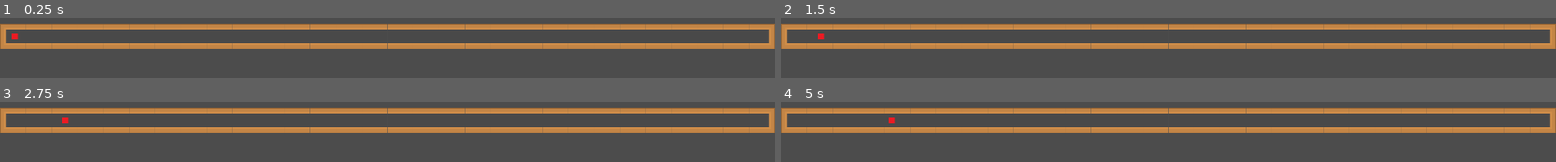
Above: before the commit, frames 1-4 (two rows, left to right).
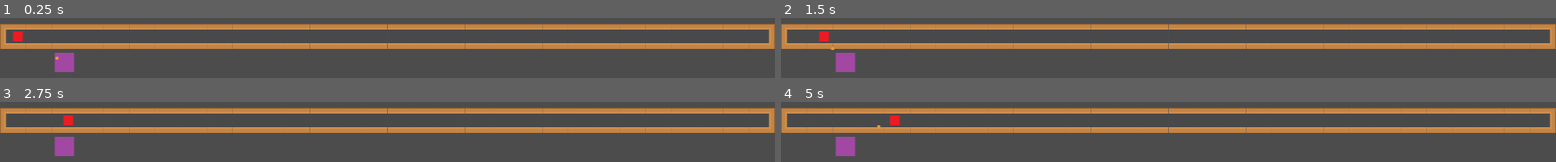
Above: after the commit, the same moments.

Repository: Kronooooo/CCG-TD
Game: Godot game, scene res://scenes/Test.tscn
The game is run twice, just before and just after one commit, with the same random seed, the same clock (stepped at 60 frames per second) and the same inputs. The project has no main scene, so this scene is started directly.
Inputs:
- Up to frame 1 (0.25 s): no input
- Up to frame 2 (1.5 s): no input
- Up to frame 3 (2.75 s): no input
- Up to frame 4 (5 s): no input

The runs differ from the first frame. In frame 1, 1.0% of the frame differs, in the area x 1-10%, y 22-91%; in frame 2, 1.1%, in the area x 4-10%, y 22-91%; in frame 3, 1.0%; in frame 4, 1.1%.

Commit message:
added towers

Diff:
--- a/project.godot
+++ b/project.godot
@@ -20,6 +20,13 @@
 window/size/resizable=false
 window/size/borderless=true
 
+[layer_names]
+
+2d_render/layer_1="Towers"
+2d_physics/layer_1="Towers"
+2d_render/layer_2="Enemy"
+2d_physics/layer_2="Enemy"
+
 [physics]
 
 common/enable_pause_aware_picking=true
--- a/scenes/Enemy.tscn
+++ b/scenes/Enemy.tscn
@@ -4,15 +4,20 @@
 [ext_resource path="res://scripts/Enemy.gd" type="Script" id=2]
 
 [sub_resource type="RectangleShape2D" id=1]
-extents = Vector2( 8, 8 )
+extents = Vector2( 12, 12 )
 
 [node name="Enemy" type="PathFollow2D"]
+loop = false
 script = ExtResource( 2 )
 
 [node name="Sprite" type="Sprite" parent="."]
 texture = ExtResource( 1 )
 
 [node name="Area2D" type="Area2D" parent="."]
+collision_layer = 2
+collision_mask = 2
 
 [node name="CollisionShape2D" type="CollisionShape2D" parent="Area2D"]
 shape = SubResource( 1 )
+
+[connection signal="area_entered" from="Area2D" to="." method="_on_Area2D_area_entered"]
--- /dev/null
+++ b/scenes/Projectile.tscn
@@ -0,0 +1,20 @@
+[gd_scene load_steps=4 format=2]
+
+[ext_resource path="res://sprites/temp-projectile.png" type="Texture" id=1]
+[ext_resource path="res://scripts/Projectile.gd" type="Script" id=2]
+
+[sub_resource type="CircleShape2D" id=1]
+radius = 4.0
+
+[node name="Projectile" type="Area2D" groups=[
+"projectile",
+]]
+collision_layer = 2
+collision_mask = 2
+script = ExtResource( 2 )
+
+[node name="Sprite" type="Sprite" parent="."]
+texture = ExtResource( 1 )
+
+[node name="CollisionShape2D" type="CollisionShape2D" parent="."]
+shape = SubResource( 1 )
--- a/scenes/Test.tscn
+++ b/scenes/Test.tscn
@@ -1,7 +1,8 @@
-[gd_scene load_steps=5 format=2]
+[gd_scene load_steps=7 format=2]
 
 [ext_resource path="res://sprites/temp-path.png" type="Texture" id=1]
 [ext_resource path="res://scenes/Enemy.tscn" type="PackedScene" id=2]
+[ext_resource path="res://scenes/Tower.tscn" type="PackedScene" id=3]
 
 [sub_resource type="TileSet" id=1]
 0/name = "temp-path.png 0"
@@ -53,8 +54,11 @@
 
 [sub_resource type="Curve2D" id=2]
 _data = {
-"points": PoolVector2Array( 0, 0, 0, 0, 24, 544, 0, 0, 0, 0, 1896, 544 )
+"points": PoolVector2Array( 0, 0, 0, 0, 32, 544, 0, 0, 0, 0, 1896, 544 )
 }
+
+[sub_resource type="RectangleShape2D" id=3]
+extents = Vector2( 960, 32 )
 
 [node name="TileMap" type="TileMap"]
 tile_set = SubResource( 1 )
@@ -66,5 +70,14 @@
 curve = SubResource( 2 )
 
 [node name="Enemy" parent="Path2D" instance=ExtResource( 2 )]
-position = Vector2( 24, 544 )
+position = Vector2( 32, 544 )
 speed = 50
+
+[node name="Area2D" type="Area2D" parent="."]
+
+[node name="CollisionShape2D" type="CollisionShape2D" parent="Area2D"]
+position = Vector2( 960, 544 )
+shape = SubResource( 3 )
+
+[node name="Tower" parent="." instance=ExtResource( 3 )]
+position = Vector2( 160, 608 )
--- /dev/null
+++ b/scenes/Tower.tscn
@@ -0,0 +1,31 @@
+[gd_scene load_steps=5 format=2]
+
+[ext_resource path="res://sprites/temp-tower.png" type="Texture" id=1]
+[ext_resource path="res://scripts/Tower.gd" type="Script" id=2]
+
+[sub_resource type="RectangleShape2D" id=1]
+extents = Vector2( 32, 32 )
+
+[sub_resource type="CircleShape2D" id=2]
+radius = 128.0
+
+[node name="Tower" type="Area2D"]
+script = ExtResource( 2 )
+
+[node name="Sprite" type="Sprite" parent="."]
+texture = ExtResource( 1 )
+
+[node name="CollisionShape2D" type="CollisionShape2D" parent="."]
+shape = SubResource( 1 )
+
+[node name="Area2D" type="Area2D" parent="."]
+collision_layer = 0
+collision_mask = 2
+
+[node name="CollisionShape2D" type="CollisionShape2D" parent="Area2D"]
+shape = SubResource( 2 )
+
+[node name="Timer" type="Timer" parent="."]
+
+[connection signal="area_entered" from="Area2D" to="." method="_on_Area2D_area_entered"]
+[connection signal="timeout" from="Timer" to="." method="_on_Timer_timeout"]
--- a/scripts/Enemy.gd
+++ b/scripts/Enemy.gd
@@ -2,5 +2,21 @@
 
 export var speed = 100
 
+var hp = 5
+
+func _ready():
+	print(hp)
+
 func _process(delta):
 	offset += delta * speed
+	if unit_offset >= 1:
+		call_deferred("free")
+
+func _on_Area2D_area_entered(area):
+	if area.is_in_group("projectile"):
+		hp -= 1
+	if hp <= 0:
+		area.get_parent().enemies.erase(self)
+		call_deferred("free")
+
+	area.call_deferred("free")
--- /dev/null
+++ b/scripts/Projectile.gd
@@ -0,0 +1,18 @@
+extends Area2D
+
+var target
+var speed = 100
+var direction
+
+func _ready():
+	pass
+
+func _process(delta):
+	if is_instance_valid(target):
+		direction = (target.global_position - global_position).normalized()
+		position += direction * speed * delta
+	else:
+		call_deferred("free")
+
+func setTarget(t):
+	target = t
--- /dev/null
+++ b/scripts/Tower.gd
@@ -0,0 +1,35 @@
+extends Area2D
+
+var canShoot = true
+
+var enemies = []
+var target
+
+var projectile
+onready var Projectile = load("res://scenes/Projectile.tscn")
+onready var timer = $Timer
+
+const RADIUS = 128
+
+func _ready():
+	pass
+
+func _process(_delta):
+	if enemies.size() > 0:
+		target = enemies[0]
+	else:
+		target = null
+
+	if target != null and canShoot:
+		print("got")
+		canShoot = false
+		projectile = Projectile.instance()
+		call_deferred("add_child",projectile)
+		projectile.setTarget(target)
+		timer.start()
+
+func _on_Area2D_area_entered(area):
+	enemies.append(area.get_parent())
+
+func _on_Timer_timeout():
+	canShoot = true
Binary file changed: sprites/temp-enemy.png
Binary file added: sprites/temp-projectile.png
Not shown, added: sprites/temp-projectile.png.import
Binary file added: sprites/temp-tower.png
Not shown, added: sprites/temp-tower.png.import
